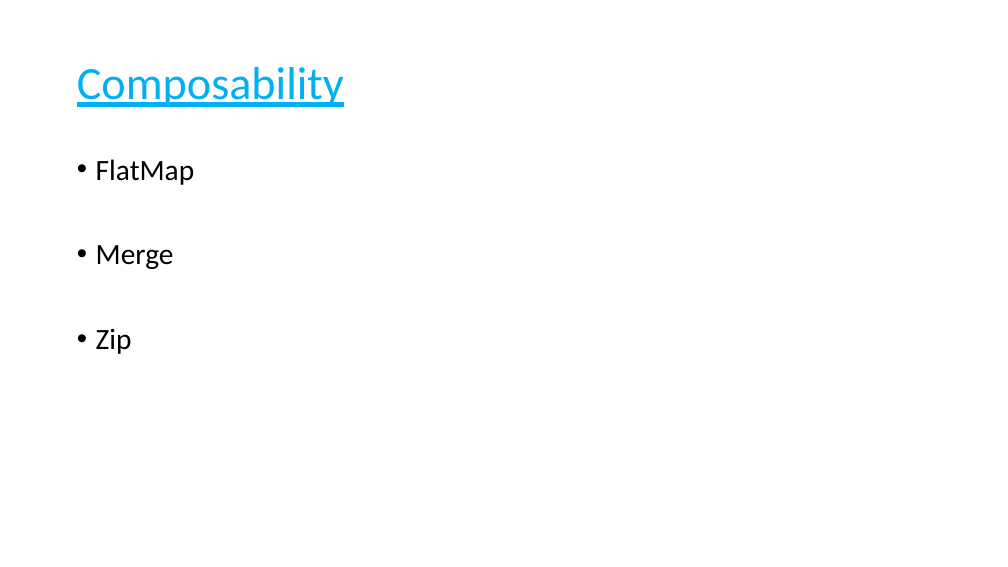
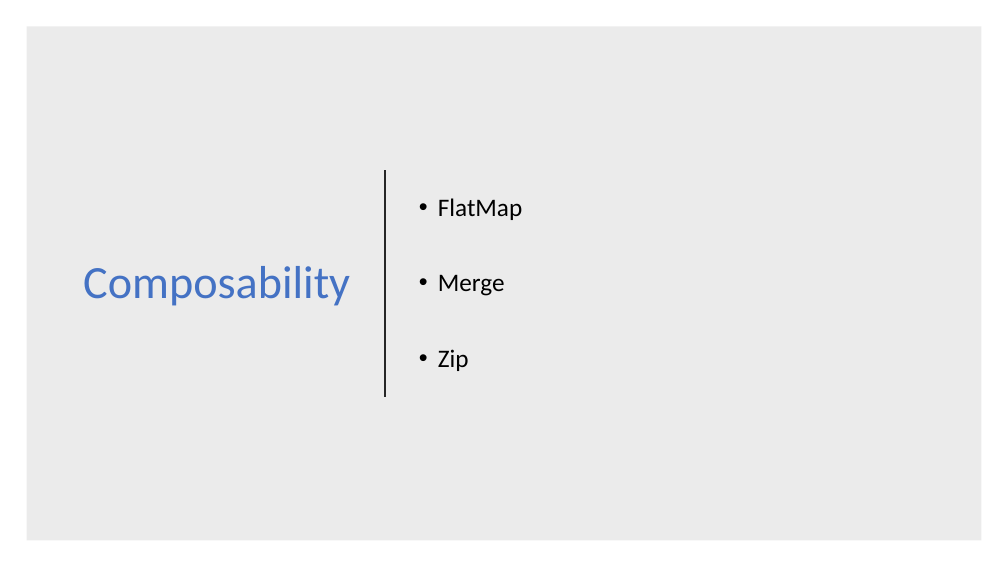
Before and after one commit to chandanthakur/rxjava-basics, a slide deck: slide 12 of ppt/RxJava.pptx (slide 10 before the commit). Drawn at 1008x567 pixels with LibreOffice and Linux fonts; fonts in the diff are those of the drawing. Boxes give left, top, right and bottom in pixels: in the first picture for what was removed or moved away, otherwise in the second. Text is boxed around its words. In the diff, an @@ line names an element or a change of style, - is before the commit and + after.

```diff
--- a/ppt/RxJava.pptx
+++ b/ppt/RxJava.pptx
@@ rectangle added at bbox=[26, 26, 982, 541], fill #000000 at 8% opacity @@
@@ title "Composability": place and size @@
-title "Composability" at bbox=[77, 67, 344, 107]
+title "Composability" at bbox=[83, 266, 350, 306]
@@ title "Composability" at bbox=[83, 266, 350, 306]: text colour #00B0F0 to #4472C4, underline off; alignment left to right @@
@@ text "FlatMap": place and size @@
-text "FlatMap" at bbox=[96, 159, 194, 354]
+text "FlatMap" at bbox=[438, 198, 522, 371]
@@ text "FlatMap" at bbox=[438, 198, 522, 371]: size 28 to 24 pt; vertical alignment top to middle @@
@@ line added from (385, 170) to (385, 397), #262626 1.5 pt @@
```
Also in this commit, not shown: 10 other slides changed, 2 slides added, 1 slide removed, 6 other files.
